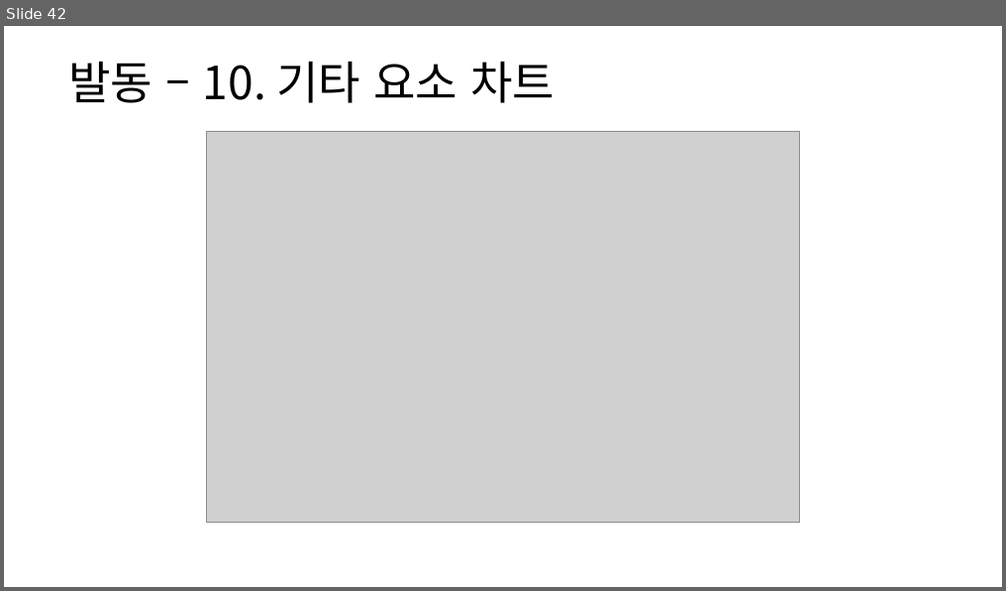
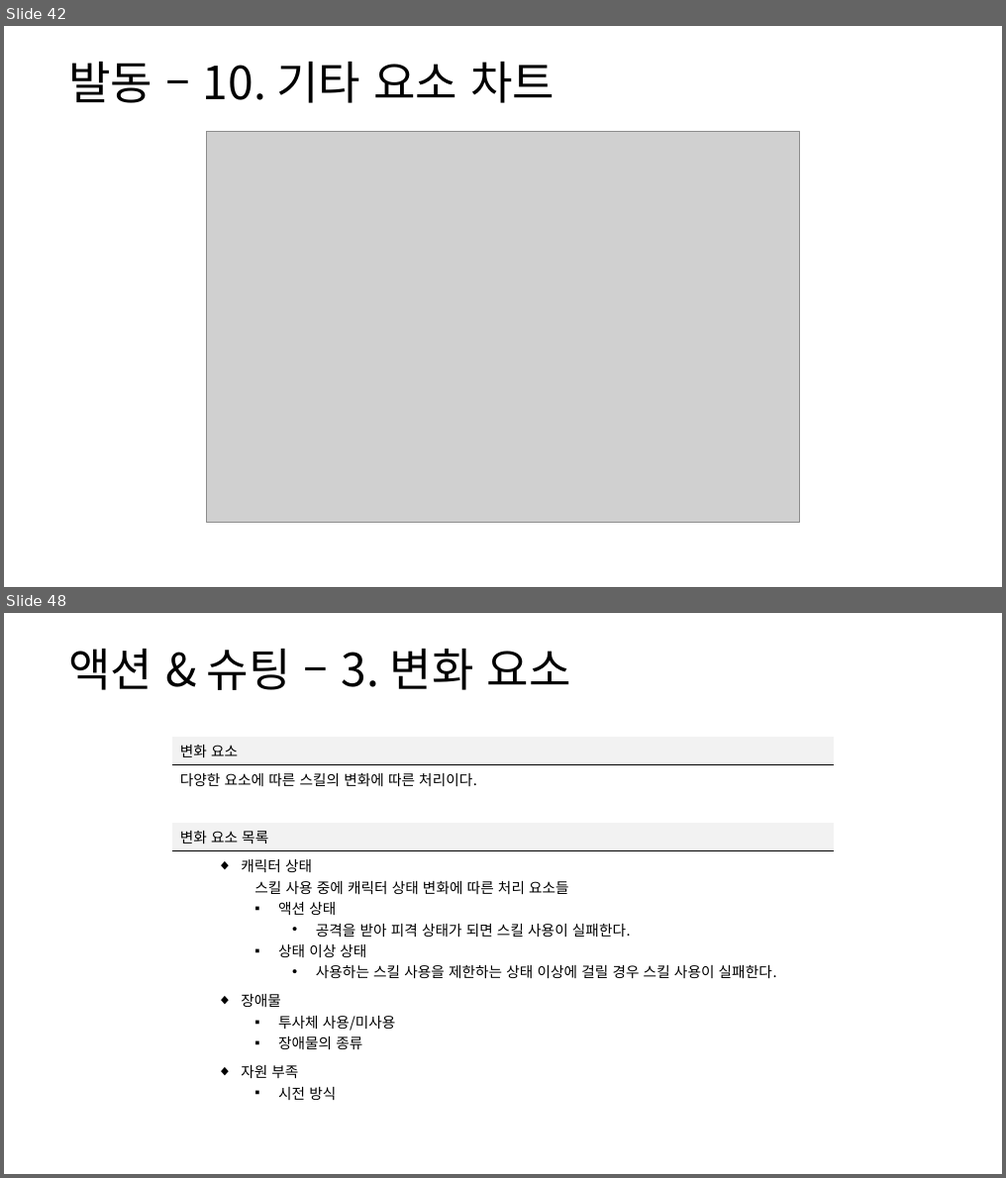
Before and after one commit to yjk0401/unityenginebasic_9th, a slide deck: 기획/방랑엽사전/스킬 시스템 기획서.pptx. Shown one above the other, each under a label of ours: slide 42 before the commit, slides 42 and 48 after it; the slides between them are not shown. The pictures are 1006x591 and 1006x1178 pixels, drawn with LibreOffice and Linux fonts; fonts in the diff are those of the drawing; grey boxes stand for pictures. Boxes give left, top, right and bottom in pixels: in the first picture for what was removed or moved away, otherwise in the second. Text is boxed around its words. In the diff, an @@ line names an element or a change of style, - is before the commit and + after.

```diff
--- a/기획/방랑엽사전/스킬 시스템 기획서.pptx
+++ b/기획/방랑엽사전/스킬 시스템 기획서.pptx
@@ slide 48 added at [4, 613, 1002, 1174], background #FFFFFF @@
@@ text added at [68, 648, 571, 690], 44 pt, text #000000 @@
+액션 & 슈팅 – 3. 변화 요소
@@ table added at [172, 737, 834, 1104], 7 rows, 1 columns @@
+변화 요소
+다양한 요소에 따른 스킬의 변화에 따른 처리이다.
+
+변화 요소 목록
+캐릭터 상태 / 스킬 사용 중에 캐릭터 상태 변화에 따른 처리 요소들 / 액션 상태 / 공격을 받아 피격 상태가 되면 스킬 사용이 실패한다. / 상태 이상 상태 / 사용하는 스킬 사용을 제한하는 상태 이상에 걸릴 경우 스킬 사용이 실패한다.
+장애물 / 투사체 사용/미사용 / 장애물의 종류
+자원 부족 / 시전 방식
```
Also in this commit, not shown: 8 other slides added.
